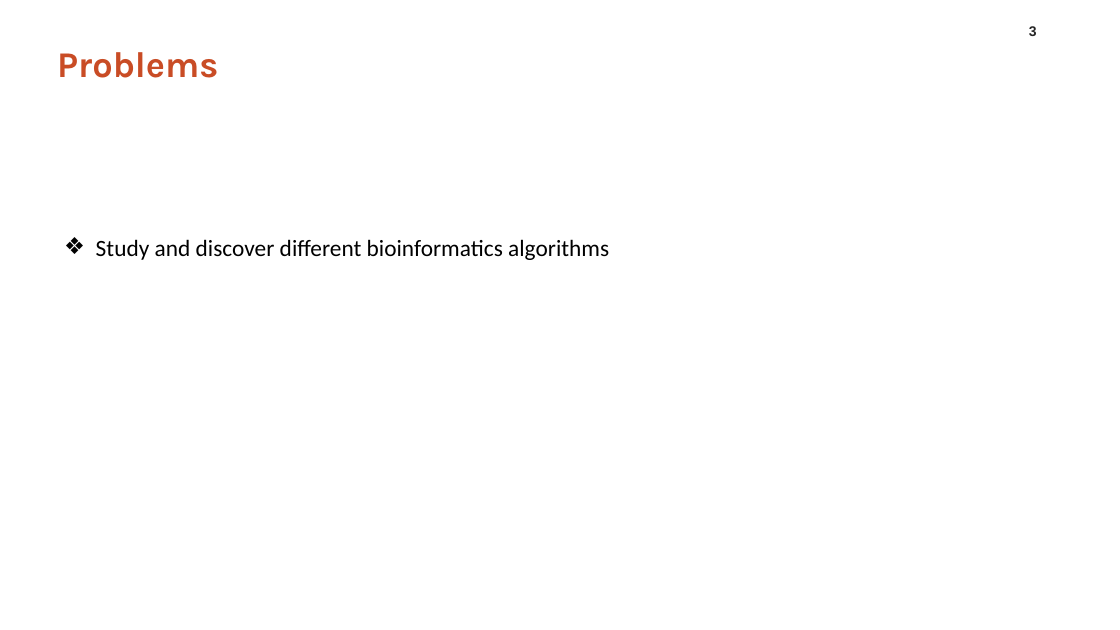
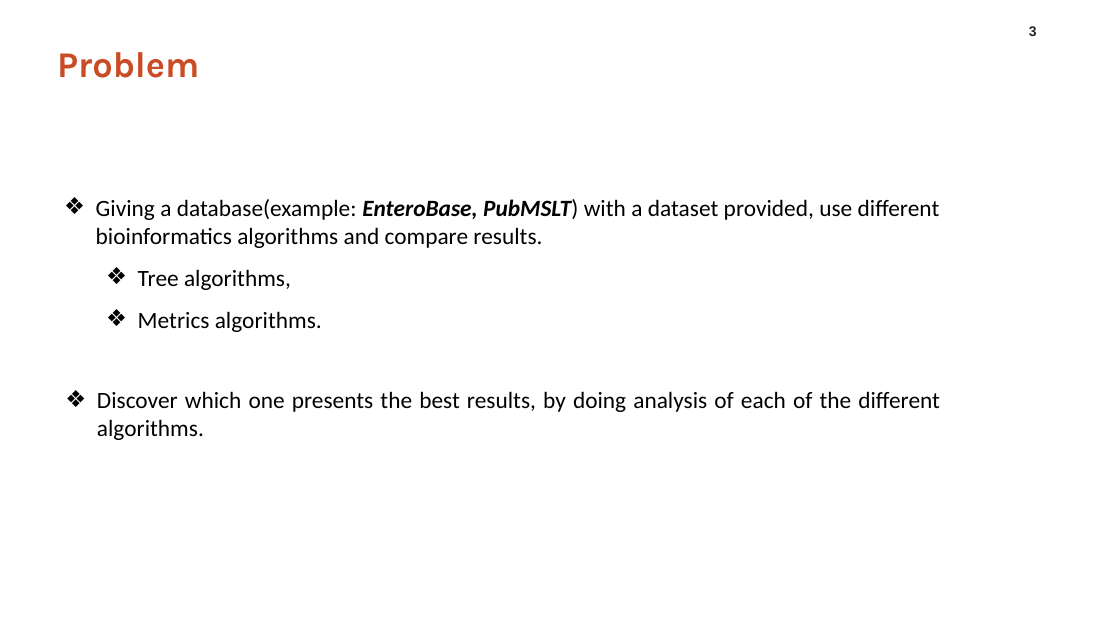
Before and after one commit to LuisFonseca98/Mestrado, a slide deck: slide 3 of AB/Apresentacao/APRESENTACAO_AB.pptx. Drawn at 1120x630 pixels with LibreOffice and Linux fonts; fonts in the diff are those of the drawing; background and template pictures are left out. Boxes give left, top, right and bottom in pixels: in the first picture for what was removed or moved away, otherwise in the second. Text is boxed around its words. In the diff, an @@ line names an element or a change of style, - is before the commit and + after.

```diff
--- a/AB/Apresentacao/APRESENTACAO_AB.pptx
+++ b/AB/Apresentacao/APRESENTACAO_AB.pptx
@@ title at (x1=57, y1=52, x2=199, y2=78): text changed @@
-Problems
+Problem
@@ text added at (x1=96, y1=199, x2=940, y2=332), 20 pt, text #000000 @@
+❖ Giving a database(example: EnteroBase, PubMSLT) with a dataset provided, use different bioinformatics algorithms and compare results.
+  ❖ Tree algorithms,
+  ❖ Metrics algorithms.
@@ text at (x1=97, y1=391, x2=940, y2=440): text changed @@
-❖ Study and discover different bioinformatics algorithms
+❖ Discover which one presents the best results, by doing analysis of each of the different algorithms.
```
Also in this commit, not shown: 4 other slides changed, 4 slides added, 3 slides removed, 2 other files.
